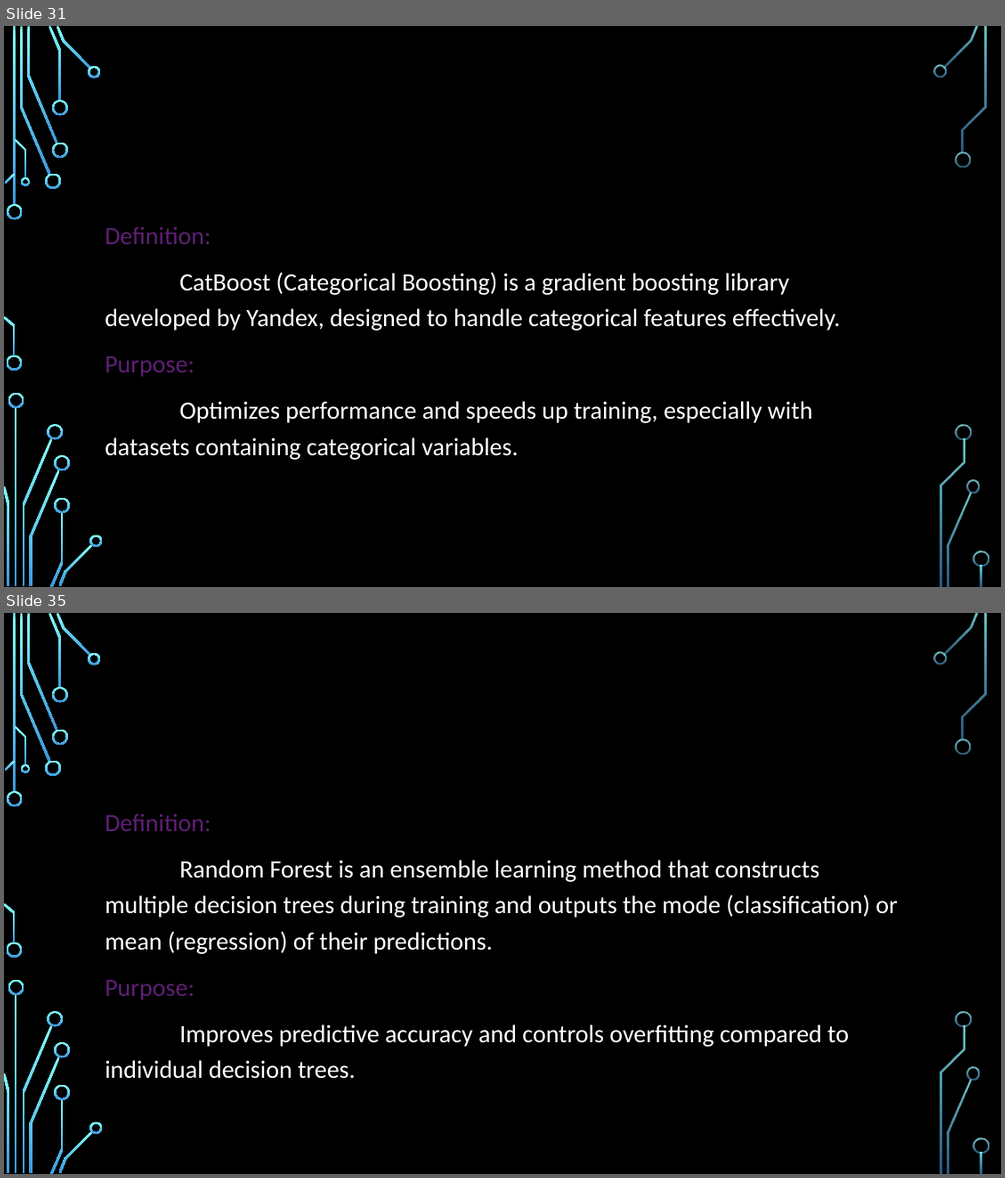
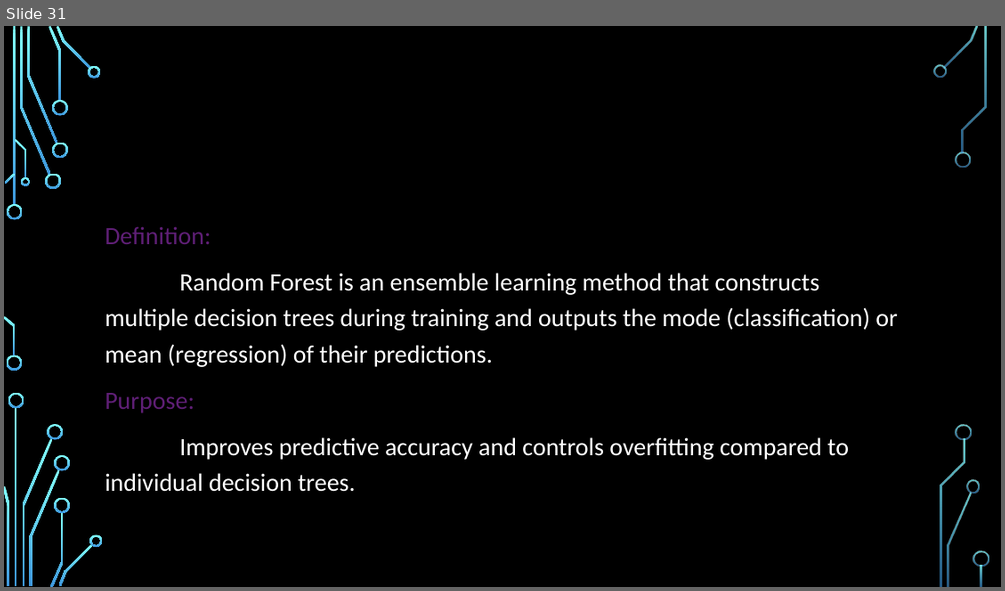
Before and after one commit to Ramya123321/Microsoft--Classifying-Cybersecurity-Incidents, a slide deck: Cyber Security.pptx. Shown one above the other, each under a label of ours: slides 31 and 35 before the commit, slide 31 after it; the slides between them are not shown. The pictures are 1005x1178 and 1005x591 pixels, drawn with LibreOffice and Linux fonts; fonts in the diff are those of the drawing; background and template pictures are left out. Boxes give left, top, right and bottom in pixels: in the first picture for what was removed or moved away, otherwise in the second. Text is boxed around its words. In the diff, an @@ line names an element or a change of style, - is before the commit and + after.

```diff
--- a/Cyber Security.pptx
+++ b/Cyber Security.pptx
@@ slide 31 removed at (4,26,1001,587), background picture (left out); not listed: 36 template elements that a slide beside it also shows @@
@@ text removed at (105,227,840,459) @@
-Definition:
-CatBoost (Categorical Boosting) is a gradient boosting library developed by Yandex, designed to handle categorical features effectively.
-Purpose:
-Optimizes performance and speeds up training, especially with datasets containing categorical variables.
@@ title removed at (179,274,270,291) @@
-CATBOOST
@@ what was slide 35 is now slide 31 @@
```
Also in this commit, not shown: 6 slides changed, 3 slides added, 6 other slides removed.
